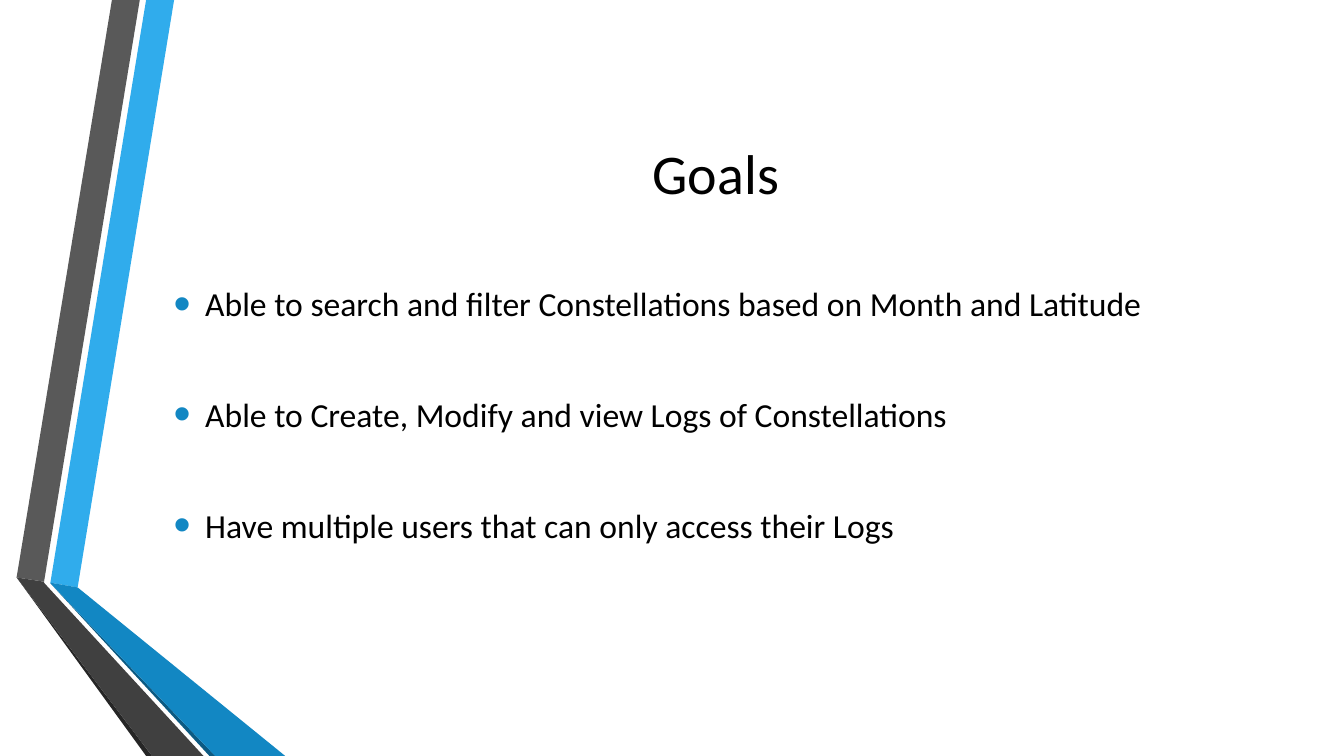
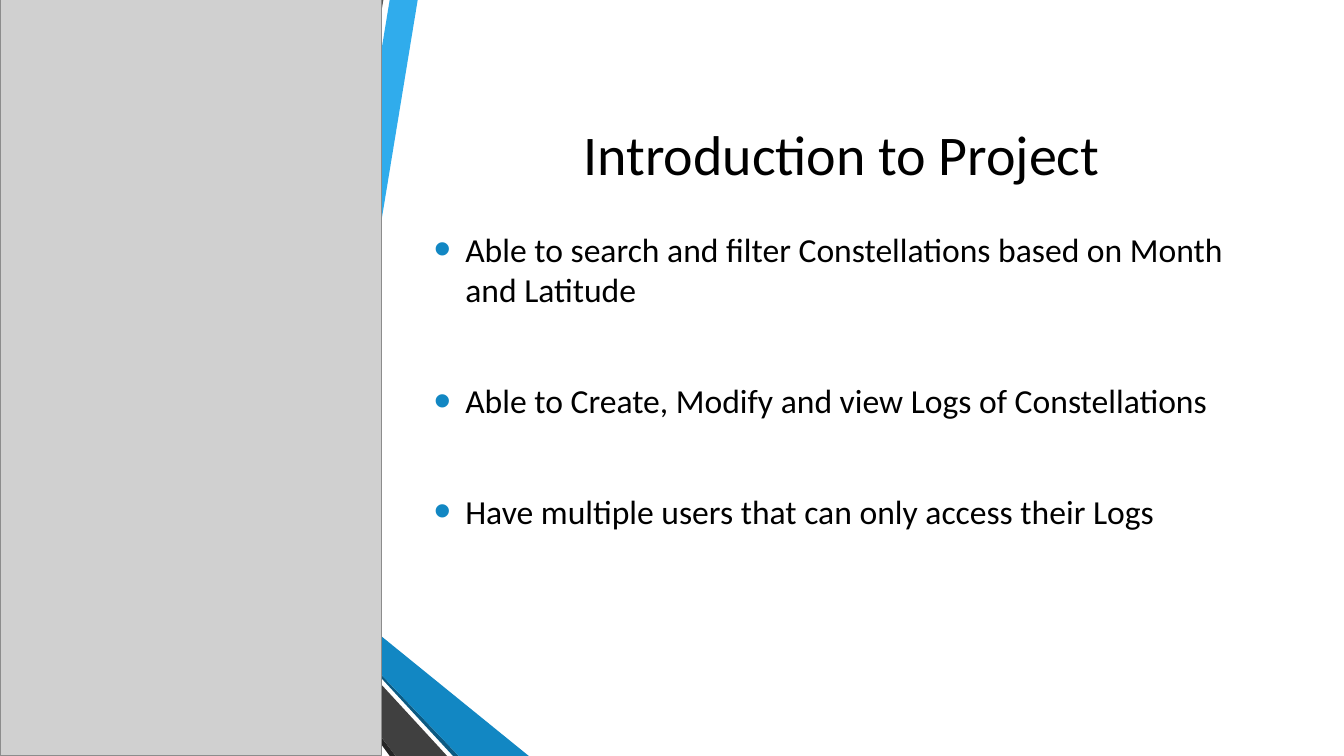
Before and after one commit to jarjc001/ConstellationLogger, a slide deck: slide 2 of Presentation/Jarjat-ConstellationLogger-Presentation.pptx. Drawn at 1344x756 pixels with LibreOffice and Linux fonts; fonts in the diff are those of the drawing; grey boxes stand for pictures; background and template pictures are left out. Boxes give left, top, right and bottom in pixels: in the first picture for what was removed or moved away, otherwise in the second. Text is boxed around its words. In the diff, an @@ line names an element or a change of style, - is before the commit and + after.

```diff
--- a/Presentation/Jarjat-ConstellationLogger-Presentation.pptx
+++ b/Presentation/Jarjat-ConstellationLogger-Presentation.pptx
@@ rectangle added at (0, 0, 1344, 756), fill #FFFFFF @@
@@ picture added at (0, 0, 381, 756) @@
@@ freeform shape added at (252, 0, 539, 584), fill #FFFFFF @@
@@ title at (584, 136, 1100, 185): text changed @@
-Goals
+Introduction to Project
@@ text "Able to search and filter ..." rewrapped from (205, 292, 1141, 544) to (465, 238, 1223, 530) @@
@@ freeform shape added at (254, 580, 531, 756), fill #FFFFFF @@
@@ group added at (260, 0, 529, 756): 6 freeform shapes @@
```
Also in this commit, not shown: 5 other slides changed, 10 slides added, 5 slides removed, 2 other files.
